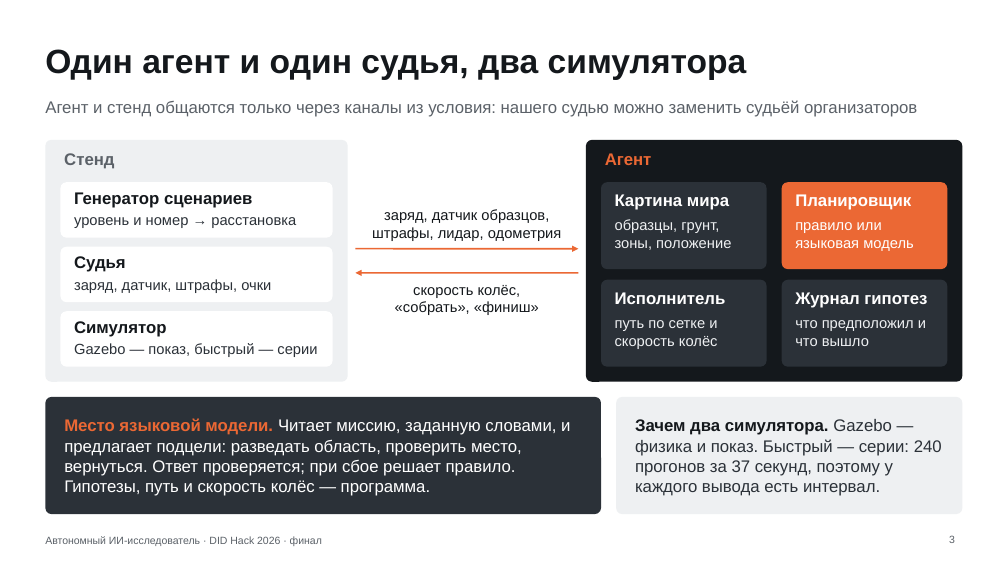
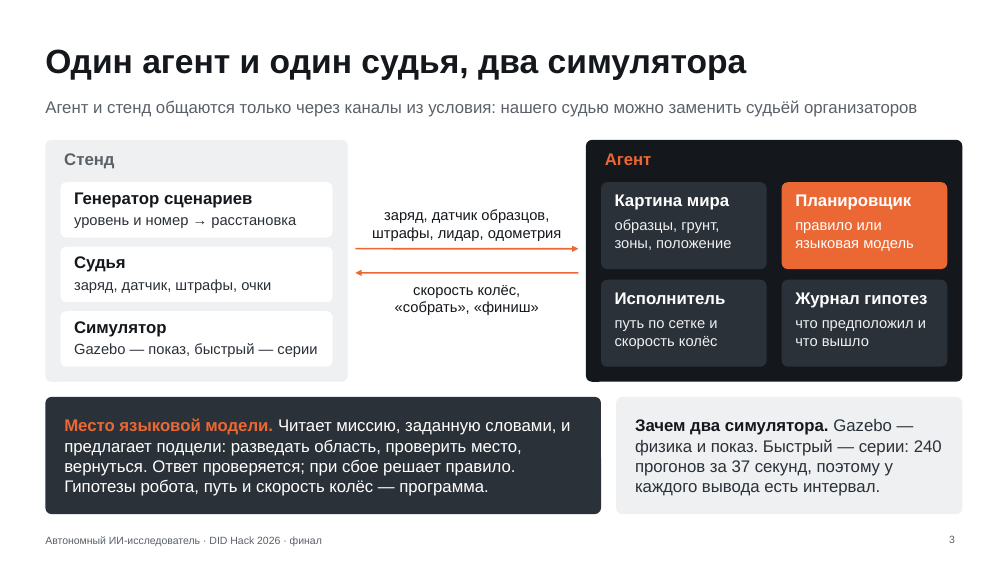
Before and after one commit to Mput13/did-hack, a slide deck: slide 3 of presentation/final.pptx. Drawn at 1008x567 pixels with LibreOffice and Linux fonts; fonts in the diff are those of the drawing. Boxes give left, top, right and bottom in pixels: in the first picture for what was removed or moved away, otherwise in the second. Text is boxed around its words. In the diff, an @@ line names an element or a change of style, - is before the commit and + after.

```diff
--- a/presentation/final.pptx
+++ b/presentation/final.pptx
@@ text at bbox=[64, 418, 570, 496]: text changed @@
-Место языковой модели. Читает миссию, заданную словами, и предлагает подцели: разведать область, проверить место, вернуться. Ответ проверяется; при сбое решает правило. Гипотезы, путь и скорость колёс — программа.
+Место языковой модели. Читает миссию, заданную словами, и предлагает подцели: разведать область, проверить место, вернуться. Ответ проверяется; при сбое решает правило. Гипотезы робота, путь и скорость колёс — программа.
```
Also in this commit, not shown: 10 other slides changed, 3 slides added, 2 slides removed, 20 other files.
